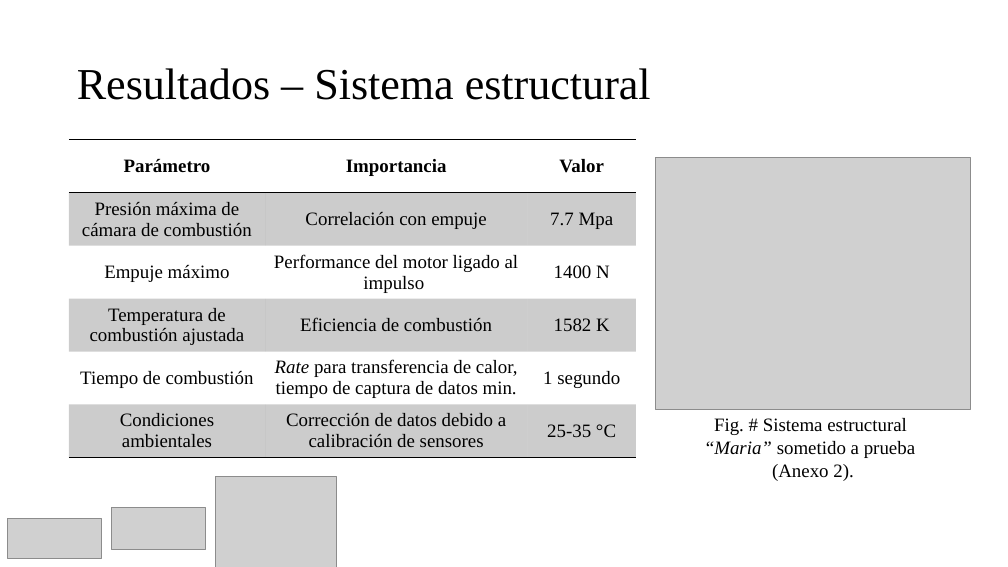
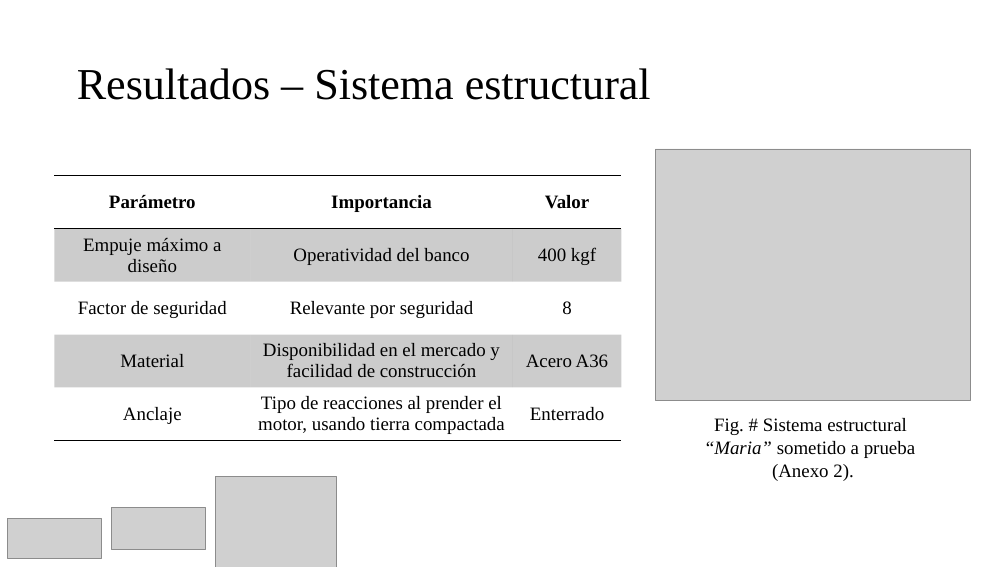
Before and after one commit to Archimedean2345/The-thermal-repository, a slide deck: slide 12 of PIAE2-Presentacion Tecnica.pptx (slide 11 before the commit). Drawn at 1008x567 pixels with LibreOffice and Linux fonts; fonts in the diff are those of the drawing; grey boxes stand for pictures. Boxes give left, top, right and bottom in pixels: in the first picture for what was removed or moved away, otherwise in the second. Text is boxed around its words. In the diff, an @@ line names an element or a change of style, - is before the commit and + after.

```diff
--- a/PIAE2-Presentacion Tecnica.pptx
+++ b/PIAE2-Presentacion Tecnica.pptx
@@ picture moved from (x1=656, y1=158, x2=971, y2=409) to (x1=656, y1=149, x2=971, y2=400) @@
@@ table at (x1=54, y1=175, x2=622, y2=440) @@
-row 2: Presión máxima de cámara de combustión | Correlación con empuje | 7.7 Mpa
-row 3: Empuje máximo | Performance del motor ligado al impulso | 1400 N
-row 4: Temperatura de combustión ajustada | Eficiencia de combustión | 1582 K
-row 5: Tiempo de combustión | Rate para transferencia de calor, tiempo de captura de datos min. | 1 segundo
-row 6: Condiciones ambientales | Corrección de datos debido a calibración de sensores | 25-35 °C
+row 2: Empuje máximo a diseño | Operatividad del banco | 400 kgf
+row 3: Factor de seguridad | Relevante por seguridad | 8
+row 4: Material | Disponibilidad en el mercado y facilidad de construcción | Acero A36
+row 5: Anclaje | Tipo de reacciones al prender el motor, usando tierra compactada | Enterrado
@@ table resized from (x1=69, y1=140, x2=636, y2=457) to (x1=54, y1=175, x2=622, y2=440) @@
```
Also in this commit, not shown: 9 other slides changed, 2 slides added, 3 slides removed, 1 other file.
